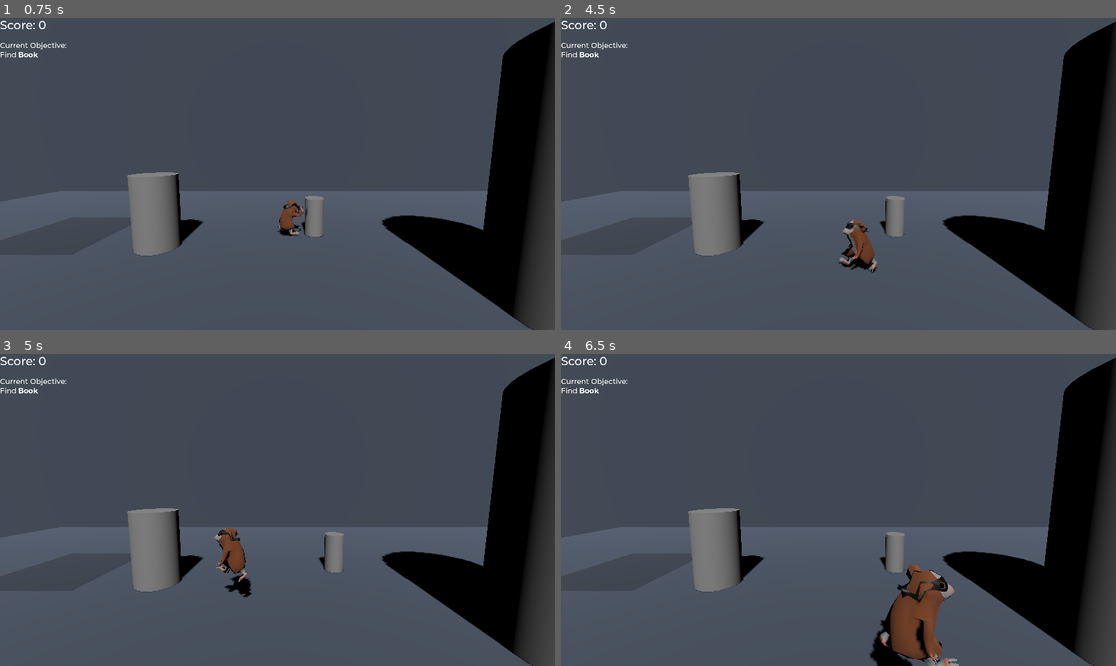
Above: before the commit, frames 1-4 (two rows, left to right).
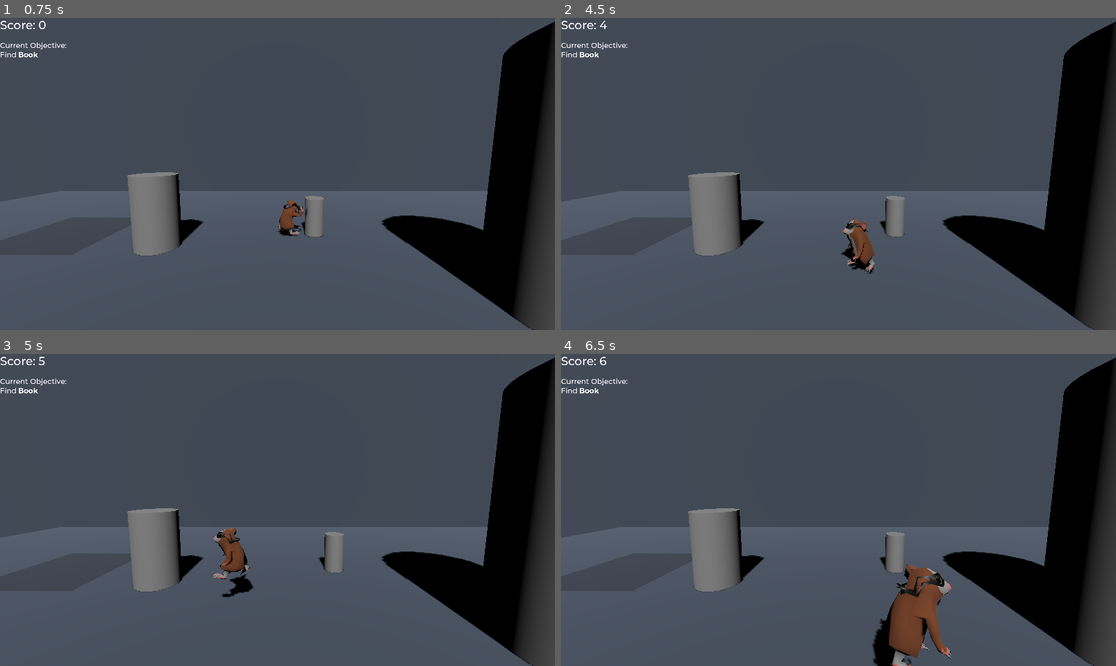
Above: after the commit, the same moments.

Repository: Trikzon/squirreling-away
Game: Godot game, scene res://main.tscn
Two runs of this game, one before a commit and one after it. Both use one fixed random seed, a clock stepped at 60 frames per second and the inputs below.
Inputs:
- Up to frame 1 (0.75 s): tap Enter (dialog_forward) at 0.5 s; hold D (player_right) from 0.53 s (still down); tap E (push) at 0.6 s
- Up to frame 2 (4.5 s): tap Space (jump) at 0.77, 1.52, 3.02, 3.77 s; release D (player_right) at 1.28 s; hold S (player_backward) 1.28-2.03 s; tap E (push) every 0.75 s from 1.35 to 4.35 s; hold D (player_right) 2.03-2.78 s; hold Enter (dialog_forward) 2.78-3.53 s; hold A (player_left) from 3.53 s (still down)
- Up to frame 3 (5 s): keep holding A (player_left); tap Space (jump) at 4.52 s
- Up to frame 4 (6.5 s): release A (player_left) at 5.03 s; hold S (player_backward) 5.03-5.78 s; tap E (push) at 5.1, 5.85 s; hold D (player_right) from 5.78 s (still down); tap Space (jump) at 6.02 s

Frame 1 is identical in both runs. In frame 2, 0.3% of the frame differs, in the area x 7-57%, y 0-82%; in frame 3, 0.5%; in frame 4, 1.4%, in the area x 7-72%, y 0-100%.
Error before the commit: Parse Error: Used tab character for indentation instead of space as used before in the file. (res://Entities/Player/hamster.gd:17)

Commit message:
added boredom animation

Diff:
--- a/Entities/Player/hamster.gd
+++ b/Entities/Player/hamster.gd
@@ -15,11 +15,20 @@
 
 # Called every frame. 'delta' is the elapsed time since the previous frame.
 func _process(delta):
-		if $AnimationTree.get("parameters/conditions/idle") and $boredom_timer.is_stopped():
-			$boredom_timer.start()
-			print("started")
+    if $AnimationTree.get("parameters/conditions/idle") \
+    and not $AnimationTree.get("parameters/conditions/bored") \
+    and $boredom_timer.is_stopped():
+        $boredom_timer.start()
+        print("started")
+
+    if $AnimationTree.get("parameters/conditions/walk"):
+        $boredom_timer.stop()
+
 
 func _on_boredom_timer_timeout():
-	$AnimationTree.set("parameters/conditions/bored", true)
-	$AnimationTree.set("parameters/conditions/idle", false)
-	print("playing")
+    $AnimationTree.set("parameters/conditions/bored", true)
+    print("playing")
+    $boredom_loop_timer.start()
+
+func _on_boredom_loop_timer_timeout():
+    $AnimationTree.set("parameters/conditions/bored", false)
--- a/Entities/Player/hamster.tscn
+++ b/Entities/Player/hamster.tscn
@@ -73,34 +73,33 @@
 advance_mode = 2
 advance_condition = &"not_pushing"
 
-[sub_resource type="AnimationNodeStateMachineTransition" id="AnimationNodeStateMachineTransition_pa7c6"]
-xfade_time = 0.1
+[sub_resource type="AnimationNodeStateMachineTransition" id="AnimationNodeStateMachineTransition_xji05"]
 advance_mode = 2
 advance_condition = &"bored"
 
-[sub_resource type="AnimationNodeStateMachineTransition" id="AnimationNodeStateMachineTransition_xhi6u"]
-xfade_time = 0.1
+[sub_resource type="AnimationNodeStateMachineTransition" id="AnimationNodeStateMachineTransition_gtey4"]
+switch_mode = 2
+advance_mode = 2
+
+[sub_resource type="AnimationNodeStateMachineTransition" id="AnimationNodeStateMachineTransition_f5jiu"]
 advance_mode = 2
 advance_condition = &"walk"
-
-[sub_resource type="AnimationNodeStateMachineTransition" id="AnimationNodeStateMachineTransition_rnqtb"]
-switch_mode = 2
-advance_mode = 2
 
 [sub_resource type="AnimationNodeStateMachine" id="AnimationNodeStateMachine_nh254"]
 states/End/position = Vector2(1159.33, 114.889)
 states/Start/position = Vector2(180.667, 113.704)
 states/bored/node = SubResource("AnimationNodeAnimation_6kdtj")
-states/bored/position = Vector2(459.778, 262.667)
+states/bored/position = Vector2(459.252, 237.334)
 states/idle/node = SubResource("AnimationNodeAnimation_vrqv7")
 states/idle/position = Vector2(458.667, 115.333)
 states/push/node = SubResource("AnimationNodeAnimation_pdj70")
 states/push/position = Vector2(651.333, -57.3332)
 states/push_idle/node = SubResource("AnimationNodeAnimation_we428")
-states/push_idle/position = Vector2(657.925, 38.1667)
+states/push_idle/position = Vector2(460.099, -56.1666)
 states/walk/node = SubResource("AnimationNodeBlendTree_kenmi")
-states/walk/position = Vector2(658.185, 233.334)
-transitions = ["Start", "idle", SubResource("AnimationNodeSt …(600 unchanged characters)… mationNodeStateMachineTransition_ufnwh")]
+states/walk/position = Vector2(662.852, 125.334)
+transitions = ["Start", "idle", SubResource("AnimationNodeSt …(600 unchanged characters)… mationNodeStateMachineTransition_ufnwh"), "idle", "bored", SubResource("AnimationNodeStateMachineTransition_xji05"), "bored", "idle", SubResource("AnimationNodeStateMachineTransition_gtey4"), "bored", "walk", SubResource("AnimationNodeStateMachineTransition_f5jiu")]
+graph_offset = Vector2(80, -143)
 
 [sub_resource type="AnimationNodeStateMachinePlayback" id="AnimationNodeStateMachinePlayback_vtmaf"]
 
@@ -109,21 +108,25 @@
 
 [node name="Skeleton3D" parent="Armature" index="0"]
 bones/1/rotation = Quaternion(0.0392825, 0.5398, 0.133274, 0.830248)
-bones/2/rotation = Quaternion(-0.0324919, 0.0798454, 0.161797, 0.983052)
-bones/3/rotation = Quaternion(0.539716, -0.22875, -0.340508, 0.735142)
-bones/4/rotation = Quaternion(-0.171359, 0.398361, -0.623366, 0.650661)
-bones/5/rotation = Quaternion(0.695392, -0.0271457, 0.163415, 0.699277)
-bones/6/rotation = Quaternion(0.487745, -0.049789, 0.278966, 0.825714)
-bones/7/rotation = Quaternion(0.0821543, -0.0351516, 0.202709, 0.975153)
+bones/1/scale = Vector3(1, 1, 1)
+bones/2/rotation = Quaternion(0.106791, 0.113139, 0.527242, 0.835351)
+bones/2/scale = Vector3(1, 1, 1)
+bones/3/rotation = Quaternion(0.419487, -0.0718889, -0.463016, 0.777483)
+bones/4/rotation = Quaternion(-0.0932909, 0.329141, -0.627004, 0.699878)
+bones/5/rotation = Quaternion(0.695392, -0.0271458, 0.163415, 0.699277)
+bones/6/rotation = Quaternion(0.205235, -0.483692, 0.496841, 0.690702)
+bones/8/rotation = Quaternion(-0.222111, 0.445821, 0.0932572, 0.862098)
 bones/9/rotation = Quaternion(0.631072, -0.520048, 0.3236, -0.476006)
-bones/10/rotation = Quaternion(-0.22081, -0.388673, -0.439356, 0.779194)
-bones/11/rotation = Quaternion(-0.294444, 0.00483957, 0.160354, 0.942107)
+bones/9/scale = Vector3(1, 1, 1)
+bones/11/rotation = Quaternion(0.133865, -0.308485, 0.628211, 0.701618)
+bones/12/rotation = Quaternion(0.0670967, -0.0648273, 0.14079, 0.985634)
 bones/13/rotation = Quaternion(0.392761, 0.188328, 0.886778, 0.154586)
 bones/13/scale = Vector3(1.18279, 1.18279, 1.18279)
-bones/14/rotation = Quaternion(0.497863, 0.442641, -0.530489, 0.524197)
+bones/14/rotation = Quaternion(0.497863, 0.44264, -0.53049, 0.524197)
 bones/14/scale = Vector3(1, 1, 1)
 bones/15/rotation = Quaternion(-0.381162, -0.333472, 0.861966, 0.0229444)
-bones/15/scale = Vector3(1, 1, 0.999997)
+bones/15/scale = Vector3(1, 0.999999, 0.999997)
+bones/16/rotation = Quaternion(0.60241, -0.111654, 0.409636, 0.675895)
 
 [node name="AnimationTree" type="AnimationTree" parent="." index="2"]
 tree_root = SubResource("AnimationNodeStateMachine_nh254")
@@ -139,5 +142,11 @@
 
 [node name="boredom_timer" type="Timer" parent="." index="3"]
 wait_time = 3.0
+one_shot = true
+
+[node name="boredom_loop_timer" type="Timer" parent="." index="4"]
+wait_time = 0.4
+one_shot = true
 
 [connection signal="timeout" from="boredom_timer" to="." method="_on_boredom_timer_timeout"]
+[connection signal="timeout" from="boredom_loop_timer" to="." method="_on_boredom_loop_timer_timeout"]
--- a/Entities/Player/player.tscn
+++ b/Entities/Player/player.tscn
@@ -28,30 +28,9 @@
 [node name="hamster_walk_2" parent="." instance=ExtResource("2_gpqi1")]
 transform = Transform3D(-1.35942e-08, 0, 0.311, 0, 0.311, 0, -0.311, 0, -1.35942e-08, 0, -0.972, 0)
 
-[node name="Skeleton3D" parent="hamster_walk_2/Armature" index="0"]
-bones/1/rotation = Quaternion(0.0392825, 0.5398, 0.133274, 0.830248)
-bones/1/scale = Vector3(1, 1, 1)
-bones/2/rotation = Quaternion(0.106791, 0.113139, 0.527242, 0.835351)
-bones/2/scale = Vector3(1, 1, 1)
-bones/3/rotation = Quaternion(0.419487, -0.0718889, -0.463016, 0.777483)
-bones/4/rotation = Quaternion(-0.0932909, 0.329141, -0.627004, 0.699878)
-bones/5/rotation = Quaternion(0.695392, -0.0271458, 0.163415, 0.699277)
-bones/6/rotation = Quaternion(0.205235, -0.483692, 0.496841, 0.690702)
-bones/8/rotation = Quaternion(-0.222111, 0.445821, 0.0932572, 0.862098)
-bones/9/rotation = Quaternion(0.631072, -0.520048, 0.3236, -0.476006)
-bones/9/scale = Vector3(1, 1, 1)
-bones/11/rotation = Quaternion(0.133865, -0.308485, 0.628211, 0.701618)
-bones/12/rotation = Quaternion(0.0670967, -0.0648273, 0.14079, 0.985634)
-bones/13/rotation = Quaternion(0.392761, 0.188328, 0.886778, 0.154586)
-bones/13/scale = Vector3(1.18279, 1.18279, 1.18279)
-bones/14/rotation = Quaternion(0.497863, 0.44264, -0.53049, 0.524197)
-bones/14/scale = Vector3(1, 1, 1)
-bones/15/rotation = Quaternion(-0.381162, -0.333472, 0.861966, 0.0229444)
-bones/15/scale = Vector3(1, 0.999999, 0.999997)
-bones/16/rotation = Quaternion(0.60241, -0.111654, 0.409636, 0.675895)
-
 [node name="AnimationTree" parent="hamster_walk_2" index="2"]
 parameters/playback = SubResource("AnimationNodeStateMachinePlayback_yxgu3")
+parameters/conditions/bored = false
 parameters/walk/TimeScale/scale = 1.0
 
 [node name="PushDetectionArea" type="Area3D" parent="."]
--- a/main.gd
+++ b/main.gd
@@ -12,4 +12,4 @@
 
 
 func _on_dev_level_win():
-	$ScoreTimer.stop()
+    $ScoreTimer.stop()
Not shown, changed: Entities/Player/hamster_walk_2_denmin_fabric_blk.png.import
Binary file removed: UI/File_Grey squirrel.png - Wikimedia Commons_files/16px-Echo_question.svg.png
Binary file removed: UI/File_Grey squirrel.png - Wikimedia Commons_files/20px-Emblem-unreadable.svg.png
Binary file removed: UI/File_Grey squirrel.png - Wikimedia Commons_files/50px-Gnome-document-save.svg.png
Binary file removed: UI/File_Grey squirrel.png - Wikimedia Commons_files/50px-Gnome-mail-send.svg.png
Binary file removed: UI/File_Grey squirrel.png - Wikimedia Commons_files/50px-Tango_style_Wikipedia_Icon.svg.png
Binary file removed: UI/File_Grey squirrel.png - Wikimedia Commons_files/90px-CC_some_rights_reserved.svg.png
